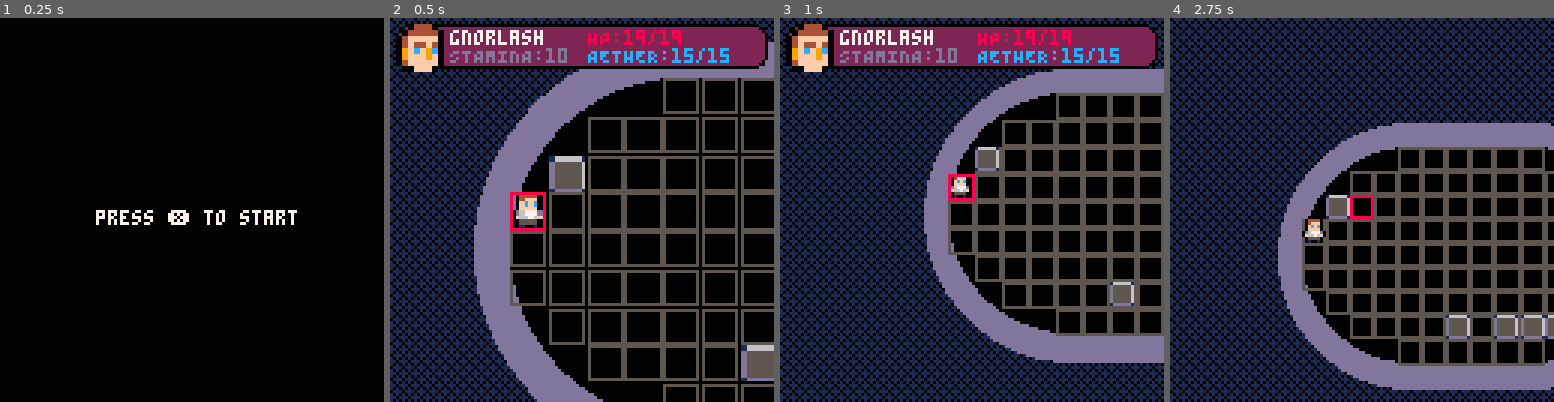
Above: before the commit, frames 1-4 (left to right).
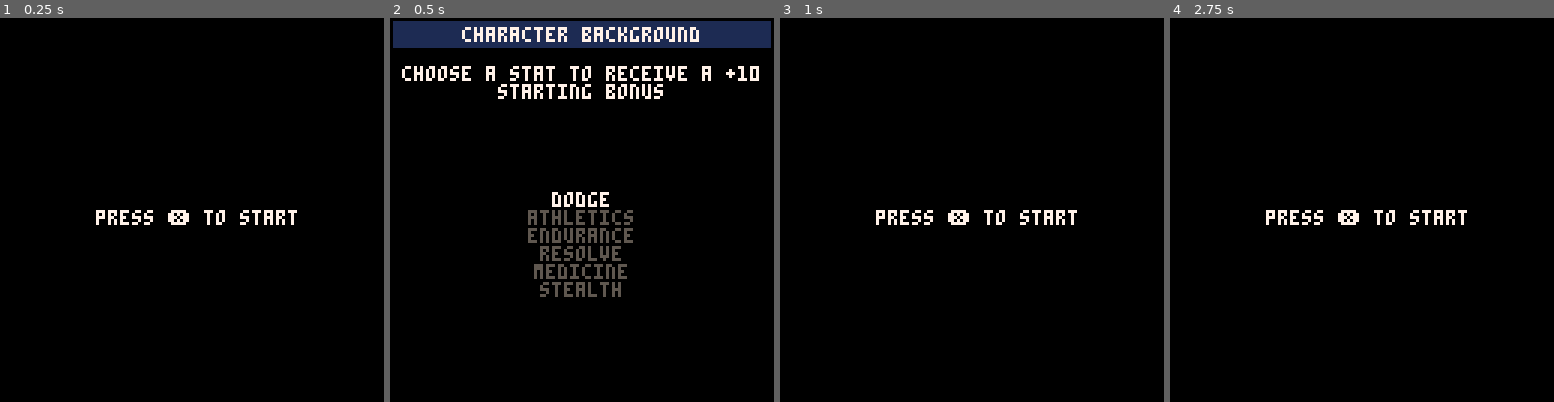
Above: after the commit, the same moments.

Repository: bancliffe/arena
Game: PICO-8 cartridge arena.p8
Same seed, same stepped clock (60 frames per second), same inputs: the game is played once before the commit and once after it.
Inputs:
- Up to frame 1 (0.25 s): no input
- Up to frame 2 (0.5 s): tap X (X key) at 0.33 s
- Up to frame 3 (1 s): tap O (Z key) at 0.7 s
- Up to frame 4 (2.75 s): tap X (X key) at 1.07, 1.85 s; hold Right 1.6-2.1 s; tap O (Z key) at 1.7, 2.1, 2.5 s; hold Up 2.15-2.42 s; hold Right from 2.47 s (still down)

Frame 1 is identical in both runs. In frame 2, 54% of the frame differs, in the area x 0-100%, y 0-100%; in frame 3, 62%; in frame 4, 61%.

Commit message:
Refactor character skills structure, update log timestamp, and enhance menu functionality

Diff:
--- a/character.lua
+++ b/character.lua
@@ -25,27 +25,26 @@
     c.magic_resistance=40
     c.exhaustion=0
     c.shock=0
-    c.skills={
-        {skill="acrobatics",value=10},
-        {skill="athletics",value=10},
-        {skill="dodge",value=10},
-        {skill="endurance",value=0},
-        {skill="medicine",value=0},
-        {skill="resolve",value=10},
-        {skill="stealth",value=0},
-        {skill="armor_piercing",value=0},
-        {skill="axes",value=0},
-        {skill="bows_and_crossbows",value=0},
-        {skill="daggers_and_knives",value=0},
-        {skill="firearms",value=0},
-        {skill="bludgeoning",value=0},
-        {skill="slingshots",value=0},
-        {skill="spears_and_polearms",value=0},
-        {skill="swords",value=0},
-        {skill="throwing_weapons",value=0},
-        {skill="unarmed_combat",value=0},
-        {skill="whips_and_chains",value=0}
-    }
+    c.skills={}
+    c.skills["acrobatics"]=10
+    c.skills["athletics"]=10
+    c.skills["dodge"]=10
+    c.skills["endurance"]=0
+    c.skills["medicine"]=0
+    c.skills["resolve"]=10
+    c.skills["stealth"]=0
+    c.skills["armor_piercing"]=0
+    c.skills["axes"]=0
+    c.skills["bows_and_crossbows"]=0
+    c.skills["daggers_and_knives"]=0
+    c.skills["firearms"]=0
+    c.skills["bludgeoning"]=0
+    c.skills["slingshots"]=0
+    c.skills["spears_and_polearms"]=0
+    c.skills["swords"]=0
+    c.skills["throwing_weapons"]=0
+    c.skills["unarmed_combat"]=0
+    c.skills["whips_and_chains"]=0
     c.gear={
         {slot="main_hand",contents=nil},
         {slot="off_hand",contents=nil},
--- a/screens/screen_arena.lua
+++ b/screens/screen_arena.lua
@@ -8,6 +8,10 @@
     cam_y=0
     dest_cam_x=0
     dest_cam_y=0
+    chosen_stat=1
+    choices={"dodge", "athletics", "endurance", "resolve","medicine", "stealth"}
+    _update=popup_starting_bonus_update
+    _draw=popup_starting_bonus_draw
 end
 
 function screen_arena_update()
@@ -184,6 +188,7 @@
             i-=1
         end
     end
+    player_character=c
 end
 
 function draw_portrait(unit,x,y,width,height)
@@ -205,3 +210,68 @@
 
     palt()
 end
+
+function popup_starting_bonus_update()
+    if btnp(⬆️) then
+        chosen_stat=mid(1,chosen_stat-1,#choices)
+    end
+    if btnp(⬇️) then
+        chosen_stat=mid(1,chosen_stat+1,#choices)
+    end
+    if btnp(❎) then
+        local stat=choices[chosen_stat]
+        player_character.skills[choices[chosen_stat]]+=10
+
+        -- close popup
+        _update=popup_starting_boost_update
+        _draw=popup_starting_boost_draw
+        chosen_stat=1
+    end
+    if btnp(🅾️) then
+        -- close popup without choosing
+        _update=screen_menu_update
+        _draw=screen_menu_draw
+    end
+end
+
+function popup_starting_bonus_draw()
+    cls(0)
+    rectfill(1,1,126,9,1)
+    printc("character background",64,3,7)
+    printc("choose a stat to receive a +10",64,16,7)
+    printc("starting bonus",64,22,7)
+    for i=1,#choices do
+        printc(choices[i],64,58+(i-1)*6,chosen_stat==i and 7 or 5)
+    end
+end
+
+function popup_starting_boost_update()
+    if btnp(⬆️) then
+        chosen_stat=mid(1,chosen_stat-1,#choices)
+    end
+    if btnp(⬇️) then
+        chosen_stat=mid(1,chosen_stat+1,#choices)
+    end
+    if btnp(❎) then
+        local stat=choices[chosen_stat]
+        player_character.skills[choices[chosen_stat]]+=10
+
+        -- close popup
+        _update=screen_arena_update
+        _draw=screen_arena_draw
+    end
+    if btnp(🅾️) then
+        -- go back a step and reset character
+        player_character = make_character()
+        _update=popup_starting_bonus_update
+        _draw=popup_starting_bonus_draw
+    end
+end
+function popup_starting_boost_draw()
+    cls(0)
+    rectfill(1,1,126,9,1)
+    printc("character background",64,3,7)
+    printc("choose a starting focus",64,16,7)
+    printc("improve health +5",64,58,chosen_stat==i and 7 or 5)
+    printc("improve aether +5",64,64,chosen_stat==i and 7 or 5)
+end
--- a/screens/screen_menu.lua
+++ b/screens/screen_menu.lua
@@ -2,14 +2,14 @@
 end
 
 function screen_menu_update()
- if btnp(5) then
-        screen_arena_init()
+    if btnp(5) then
         _update = screen_arena_update
         _draw = screen_arena_draw
+        screen_arena_init()
     end
 end
 
 function screen_menu_draw()
- cls()
- printc("press ❎ to start", 64, 64,7)
+    cls()
+    printc("press ❎ to start", 64, 64,7)
 end
Not shown, changed: log.txt
